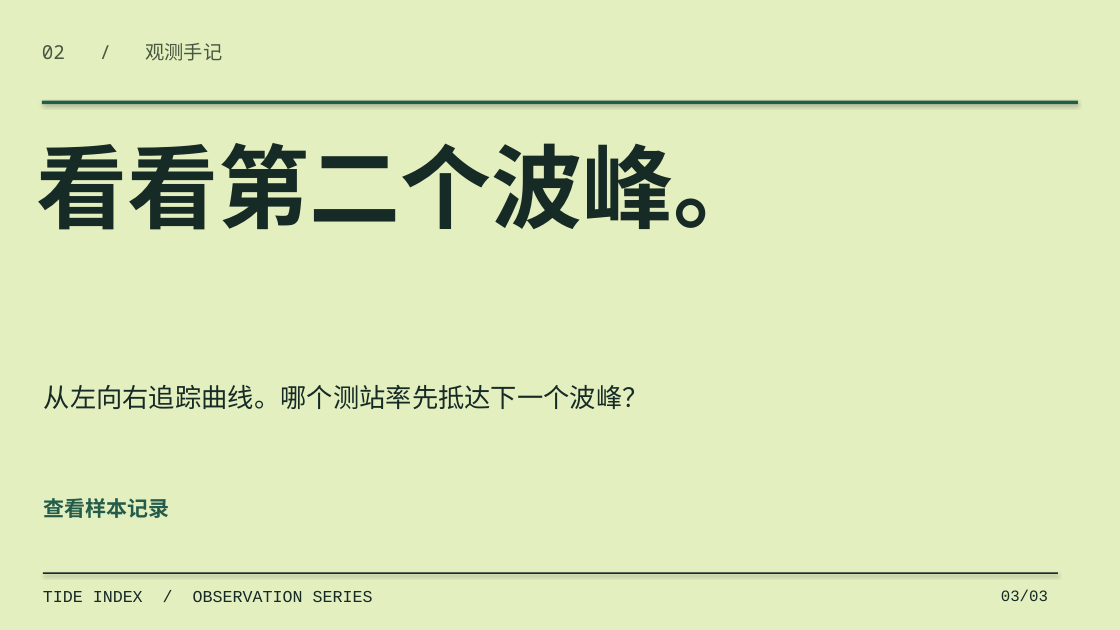
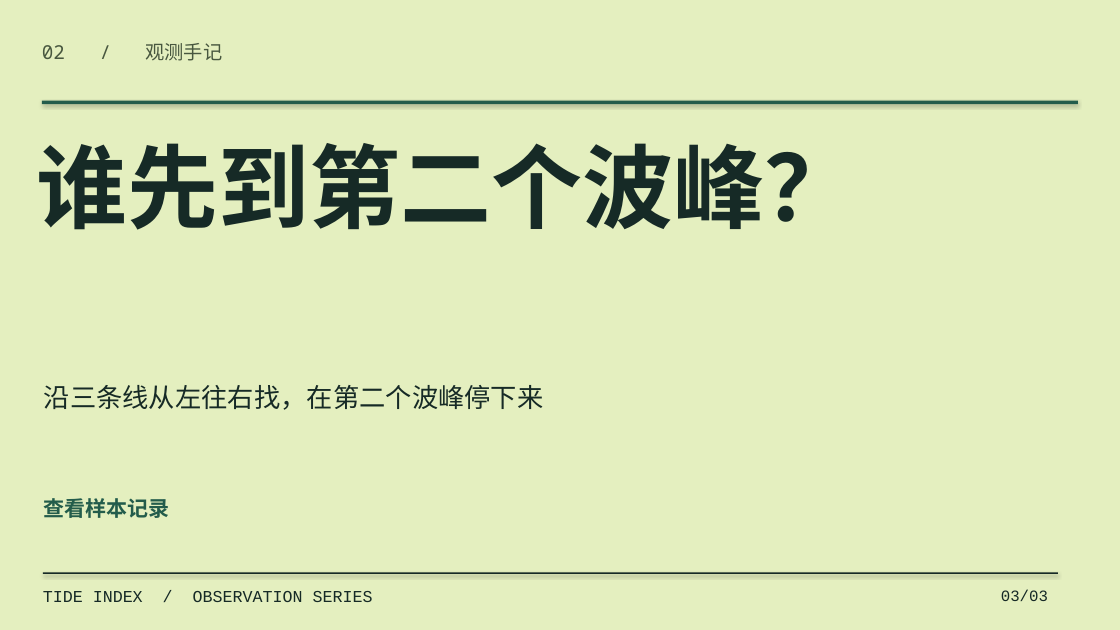
Before and after one commit to joeymilano/joey-design, a slide deck: slide 3 of docs/tide-index-deck-zh.pptx. Drawn at 1120x630 pixels with LibreOffice and Linux fonts; fonts in the diff are those of the drawing. Boxes give left, top, right and bottom in pixels: in the first picture for what was removed or moved away, otherwise in the second. Text is boxed around its words. In the diff, an @@ line names an element or a change of style, - is before the commit and + after.

```diff
--- a/docs/tide-index-deck-zh.pptx
+++ b/docs/tide-index-deck-zh.pptx
@@ text at [37, 143, 856, 230]: text changed @@
-看看第二个波峰。
+谁先到第二个波峰？
@@ text at [44, 385, 544, 410]: text changed @@
-从左向右追踪曲线。哪个测站率先抵达下一个波峰？
+沿三条线从左往右找，在第二个波峰停下来
```
Also in this commit, not shown: 2 other slides changed, 22 other files.
